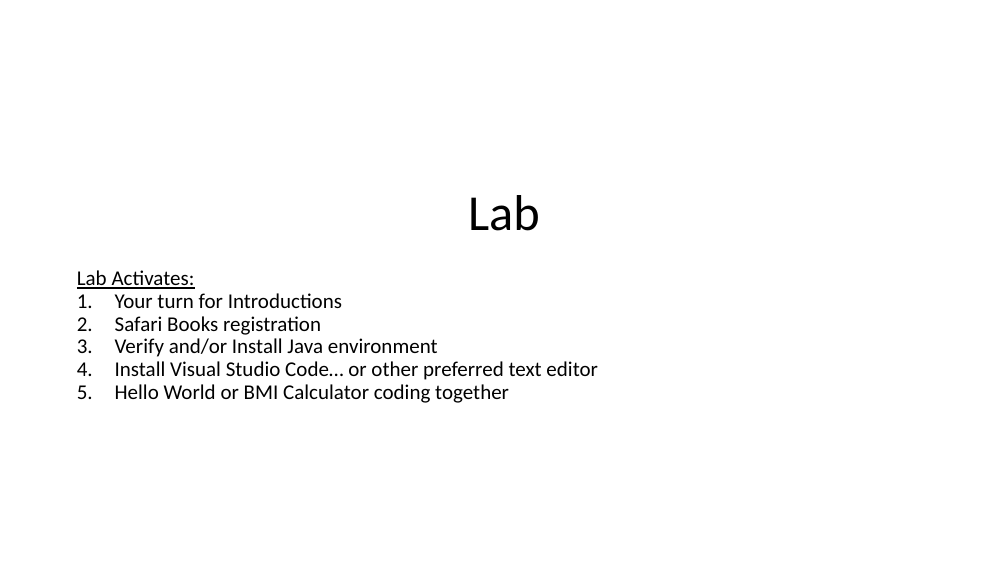
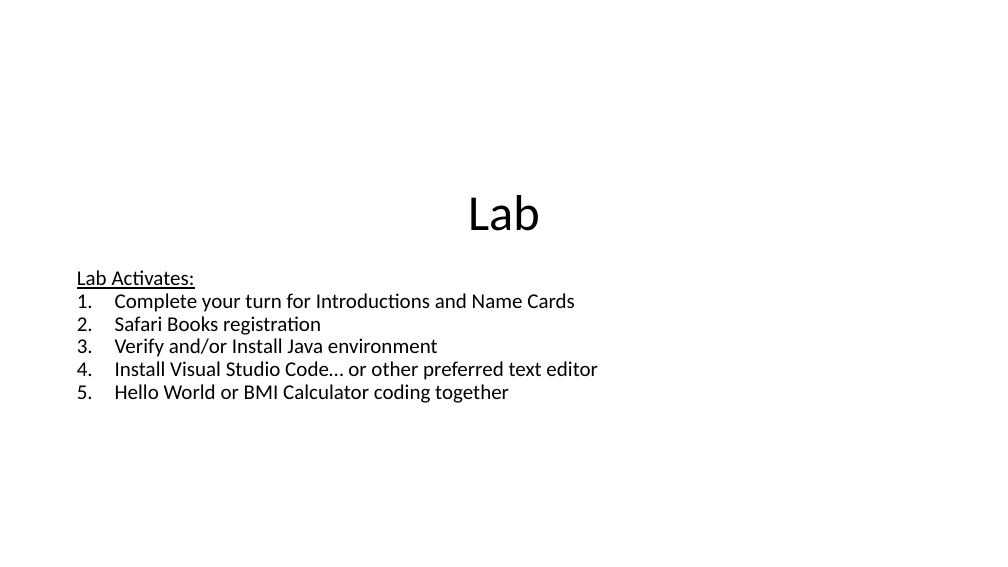
Before and after one commit to jamesbaptiste1/cpsc-24500-2019-01-spring-001, a slide deck: slide 12 of lecture-presentations/2019-01-15.pptx. Drawn at 1008x567 pixels with LibreOffice and Linux fonts; fonts in the diff are those of the drawing. Boxes give left, top, right and bottom in pixels: in the first picture for what was removed or moved away, otherwise in the second. Text is boxed around its words. In the diff, an @@ line names an element or a change of style, - is before the commit and + after.

```diff
--- a/lecture-presentations/2019-01-15.pptx
+++ b/lecture-presentations/2019-01-15.pptx
@@ text at [115,293,575,312]: text changed @@
-1. Your turn for Introductions
+1. Complete your turn for Introductions and Name Cards
```
Also in this commit, not shown: 2 other slides changed, 1 slide added.
